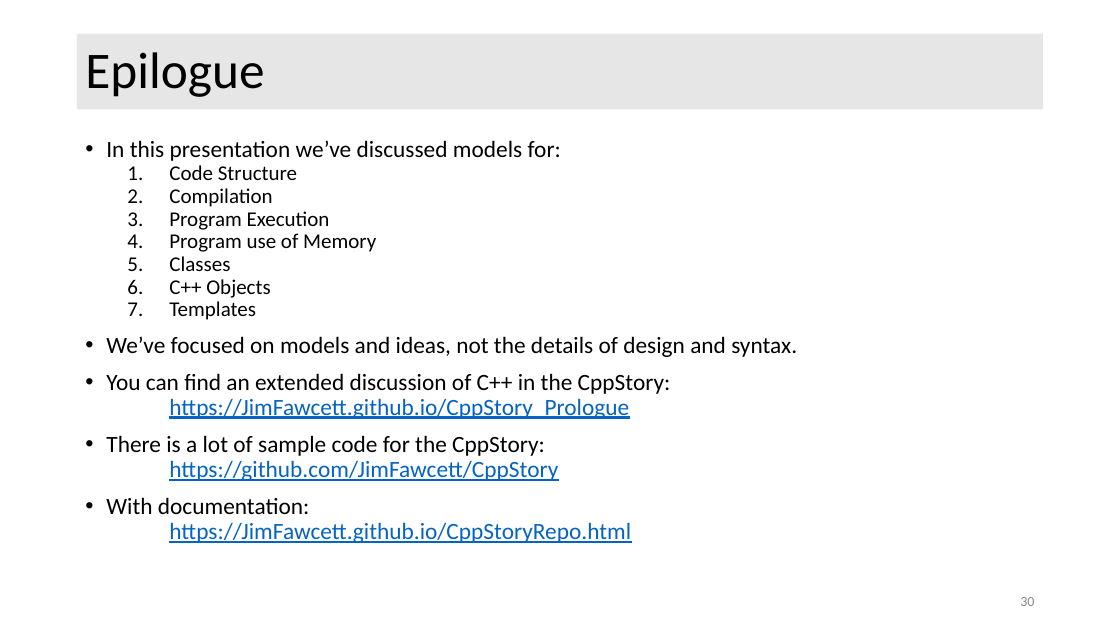
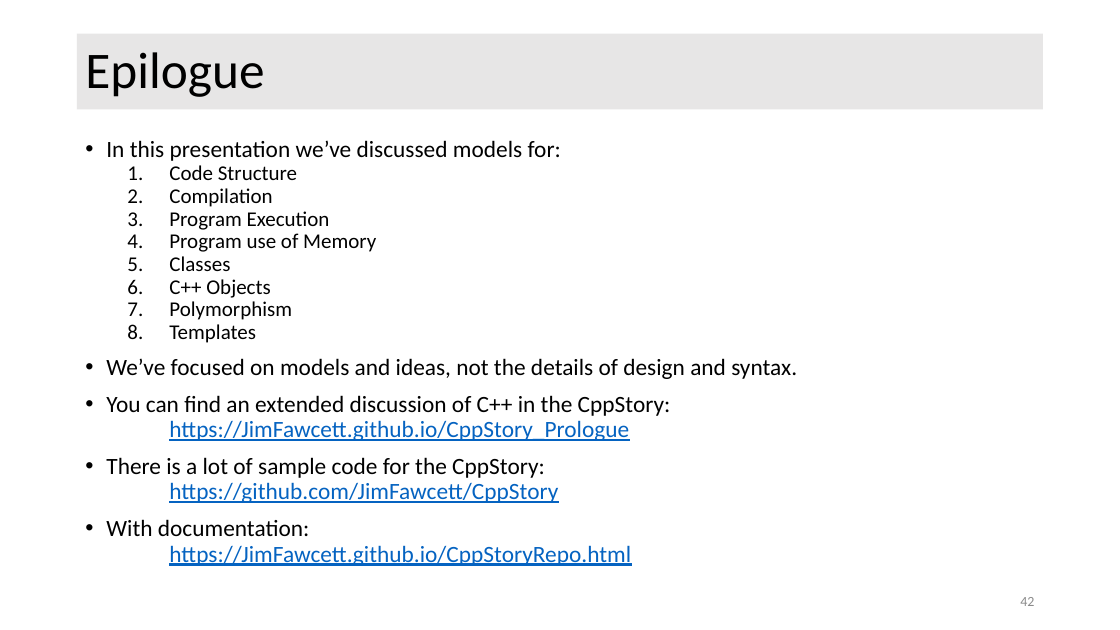
Before and after one commit to JimFawcett/JimFawcett.github.io, a slide deck: slide 42 of Resources/CppModels.pptx (slide 30 before the commit). Drawn at 1120x630 pixels with LibreOffice and Linux fonts; fonts in the diff are those of the drawing. Boxes give left, top, right and bottom in pixels: in the first picture for what was removed or moved away, otherwise in the second. Text is boxed around its words. In the diff, an @@ line names an element or a change of style, - is before the commit and + after.

Commit message:
added polymorphism model

```diff
--- a/Resources/CppModels.pptx
+++ b/Resources/CppModels.pptx
@@ text at bbox=[169, 301, 292, 320]: paragraph added @@
+  7. Polymorphism
@@ page number at bbox=[1020, 597, 1034, 606]: text changed @@
-30
+42
```
Also in this commit, not shown: 6 other slides changed, 12 slides added, 4 other files.
